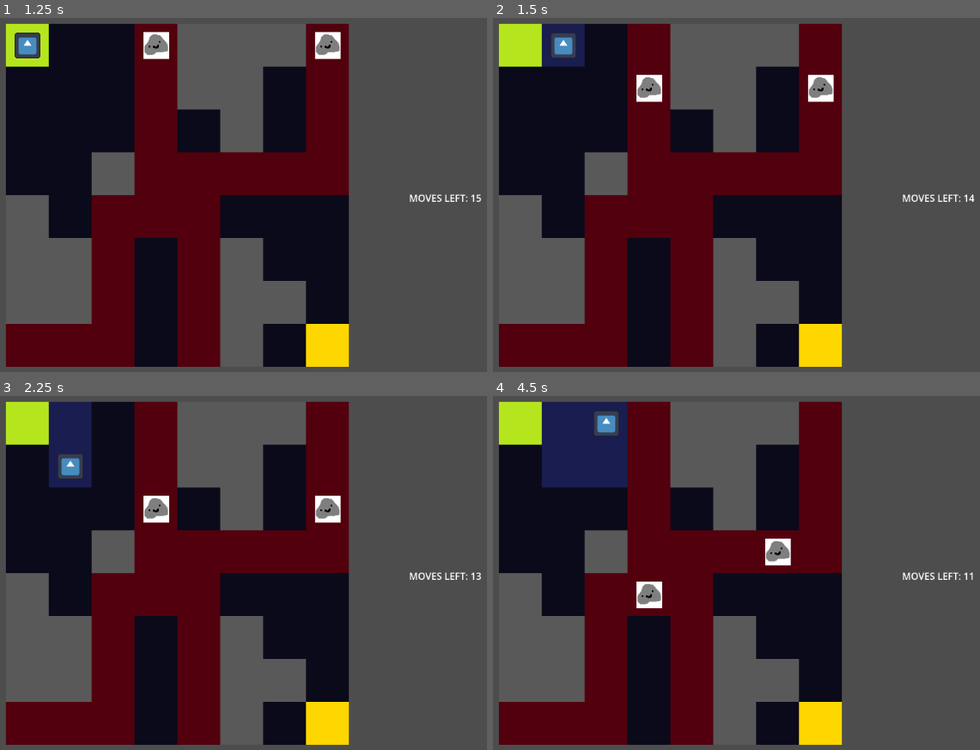
Above: before the commit, frames 1-4 (two rows, left to right).
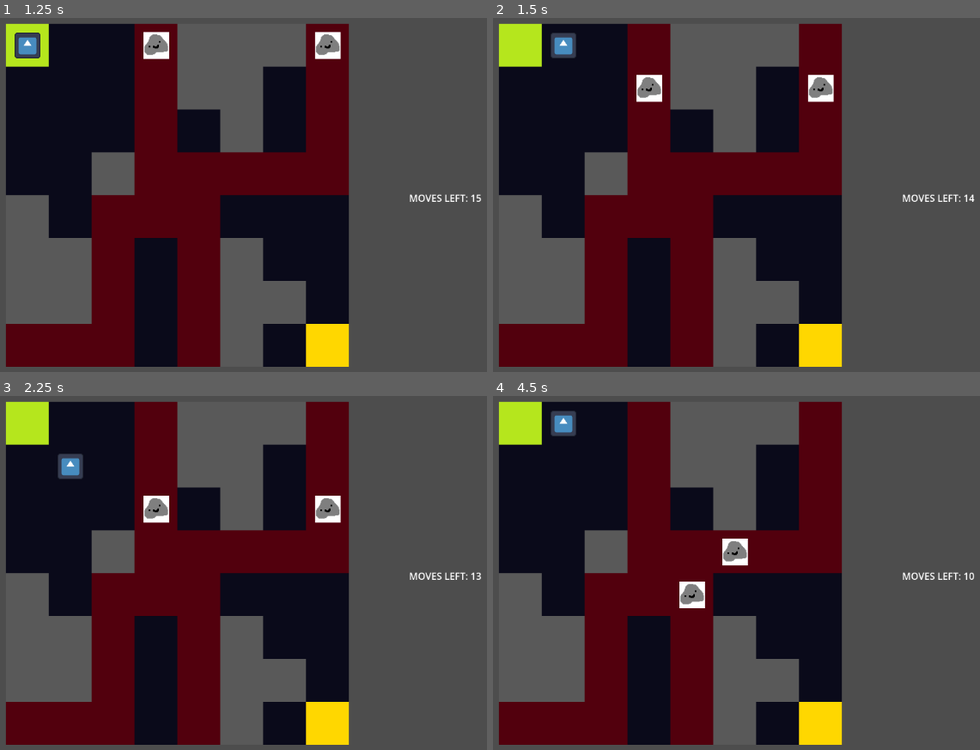
Above: after the commit, the same moments.

Repository: XilefEel/gameseed-2026
Game: Godot game, scene res://scenes/MainMenu.tscn
The game is run twice, just before and just after one commit, with the same random seed, the same clock (stepped at 60 frames per second) and the same inputs. The engine's default icon, where the game draws it, is replaced by a stand-in: a white triangle on a blue panel in a dark square.
Inputs:
- Up to frame 1 (1.25 s): click "Play" at 0.5 s
- Up to frame 2 (1.5 s): tap Enter at 1.25 s; hold Right (ui_right) from 1.28 s (still down)
- Up to frame 3 (2.25 s): tap Space at 2 s; release Right (ui_right) at 2.03 s; hold Down (ui_down) from 2.03 s (still down)
- Up to frame 4 (4.5 s): tap Enter at 2.75, 4.25 s; release Down (ui_down) at 2.78 s; hold Right (ui_right) 2.78-3.53 s; tap Space at 3.5 s; hold Up (ui_up) 3.53-4.28 s; hold Left (ui_left) from 4.28 s (still down)

Frame 1 is identical in both runs. In frame 2, 0.7% of the frame differs, in the area x 10-19%, y 1-14%; in frame 3, 1.8%; in frame 4, 5.9%, in the area x 10-99%, y 1-60%.

Commit message:
removed player path and backtracking

Diff:
--- a/scenes/Game.tscn
+++ b/scenes/Game.tscn
@@ -55,8 +55,6 @@
 scale = Vector2(0.1998698, 0.1998698)
 texture = ExtResource("7_kiw3p")
 
-[node name="PathDrawer" type="Node2D" parent="." unique_id=524384532]
-
 [node name="Camera2D" type="Camera2D" parent="." unique_id=801784990]
 position = Vector2(61, 63)
 zoom = Vector2(4.5, 4.5)
--- a/scripts/grid.gd
+++ b/scripts/grid.gd
@@ -5,14 +5,11 @@
 const EMPTY := Vector2i(0, 0)
 const START := Vector2i(1, 0)
 const END := Vector2i(2, 0)
-const PLAYER_PATH := Vector2i(0, 1)
 const ASTEROID_PATH := Vector2i(1, 1)
 const WALL := Vector2i(0, 2)
 
 var start_cell := Vector2i(0, 0)
 var end_cell := Vector2i(7, 7)
-
-var asteroid_path_cells: Array[Vector2i] = []
 
 func _ready() -> void:
 	set_cell(start_cell, 0, START)
@@ -36,22 +33,6 @@
 	return get_cell_atlas_coords(cell) == WALL
 
 
-func mark_path(cell: Vector2i) -> void:
-	if cell == start_cell or cell == end_cell: return
-	set_cell(cell, 0, PLAYER_PATH)
-
-
 func mark_asteroid_path(cells: Array[Vector2i]) -> void:
 	for cell in cells:
-		asteroid_path_cells.append(cell)
 		set_cell(cell, 0, ASTEROID_PATH)
-
-
-func clear_path(cell: Vector2i) -> void:
-	if cell == start_cell or cell == end_cell:
-		return
-
-	if asteroid_path_cells.has(cell):
-		set_cell(cell, 0, ASTEROID_PATH)
-	else:
-		set_cell(cell, 0, EMPTY)
--- a/scripts/player.gd
+++ b/scripts/player.gd
@@ -2,22 +2,19 @@
 
 @onready var grid: TileMapLayer = get_parent()
 @onready var move_label := $"../../UI/Label"
-@onready var asteroid = $"../Asteroid"
 
+const MOVE_SPEED := 200.0
 var is_moving := false
-var move_speed := 200.0
 var moves_left := 15 :
 	set(value):
 		moves_left = value
 		move_label.text = "MOVES LEFT: %d" % moves_left
 
 var current_cell := Vector2i.ZERO
-var path: Array[Vector2i] = []
 
 
 func _ready() -> void:
 	current_cell = grid.start_cell
-	path.append(current_cell)
 	position = grid.map_to_local(current_cell)
 	moves_left = moves_left
 
@@ -43,36 +40,19 @@
 
 func move(dir: Vector2i) -> void:
 	var next = current_cell + dir
-
 	if not grid.is_in_bounds(next):
 		return
 
 	if grid.is_wall(next):
 		return
 
-	var previous = path[-2] if path.size() >= 2 else null
-
-	if previous != null and next == previous:
-		var removed = path.pop_back()
-		grid.clear_path(removed)
-
-		current_cell = next
-		await move_to_cell(next)
-
-		moves_left += 1
+	if moves_left <= 0:
+		await get_tree().create_timer(0.3).timeout
+		get_tree().change_scene_to_file("res://scenes/GameOver.tscn")
 		return
 
-	if path.has(next):
-		return
-
-	if moves_left <= 0:
-		return
-
-	path.append(next)
-	grid.mark_path(next)
 	current_cell = next
 	await move_to_cell(next)
-
 	moves_left -= 1
 
 	if grid.is_end_cell(current_cell):
@@ -89,7 +69,7 @@
 		a.step()
 
 	var target = grid.map_to_local(cell)
-	var duration = position.distance_to(target) / move_speed
+	var duration = position.distance_to(target) / MOVE_SPEED
 
 	var tween = create_tween().tween_property(
 		self,
